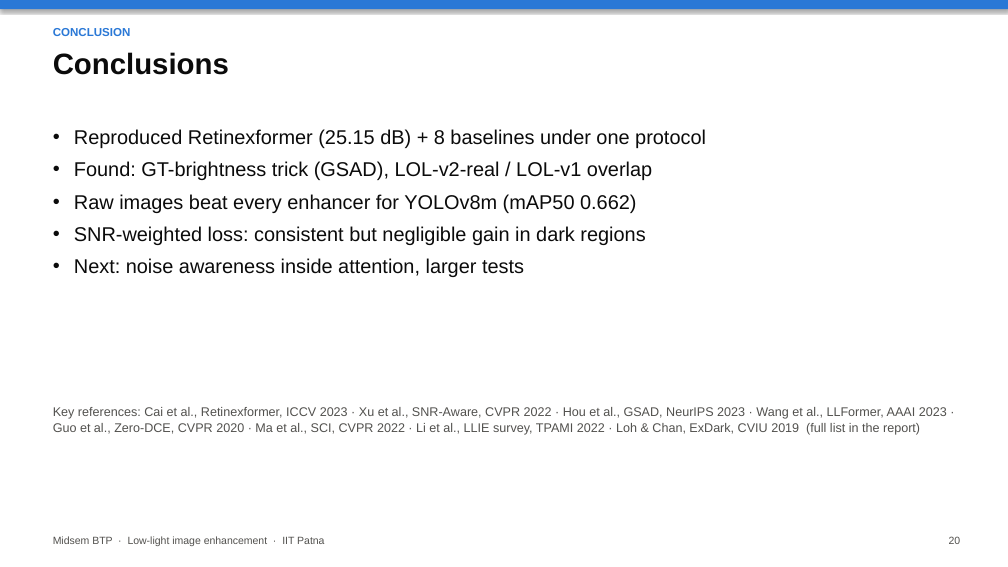
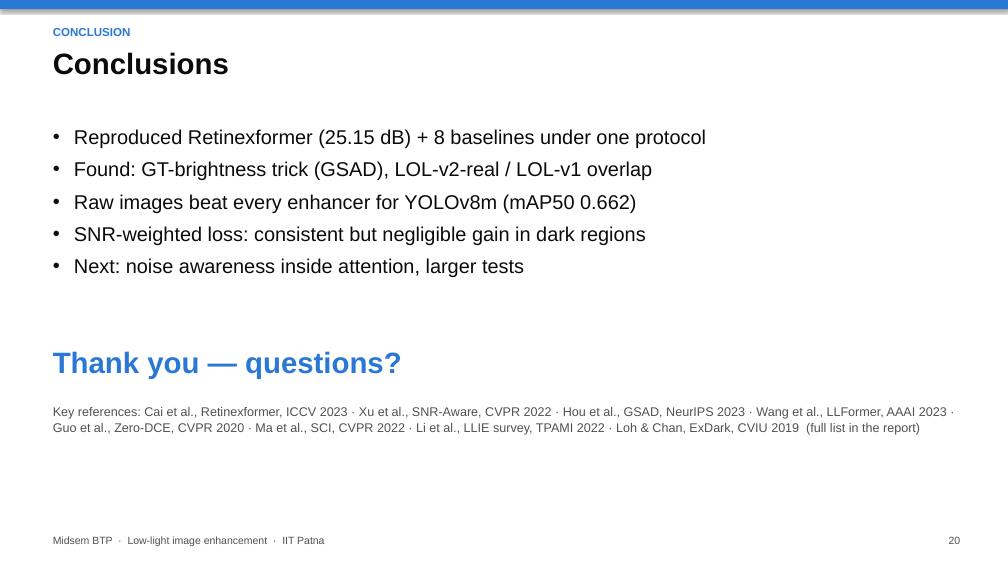
Before and after one commit to Crazycraftie/low-light-enhancement-btp, a slide deck: slide 20 of presentation/midsem.pptx. Drawn at 1008x567 pixels with LibreOffice and Linux fonts; fonts in the diff are those of the drawing. Boxes give left, top, right and bottom in pixels: in the first picture for what was removed or moved away, otherwise in the second. Text is boxed around its words. In the diff, an @@ line names an element or a change of style, - is before the commit and + after.

```diff
--- a/presentation/midsem.pptx
+++ b/presentation/midsem.pptx
@@ text added at box(53, 351, 402, 379), 28 pt, text #2A78D6, bold @@
+Thank you — questions?
```
Also in this commit, not shown: 9 other slides changed, 4 other files.
